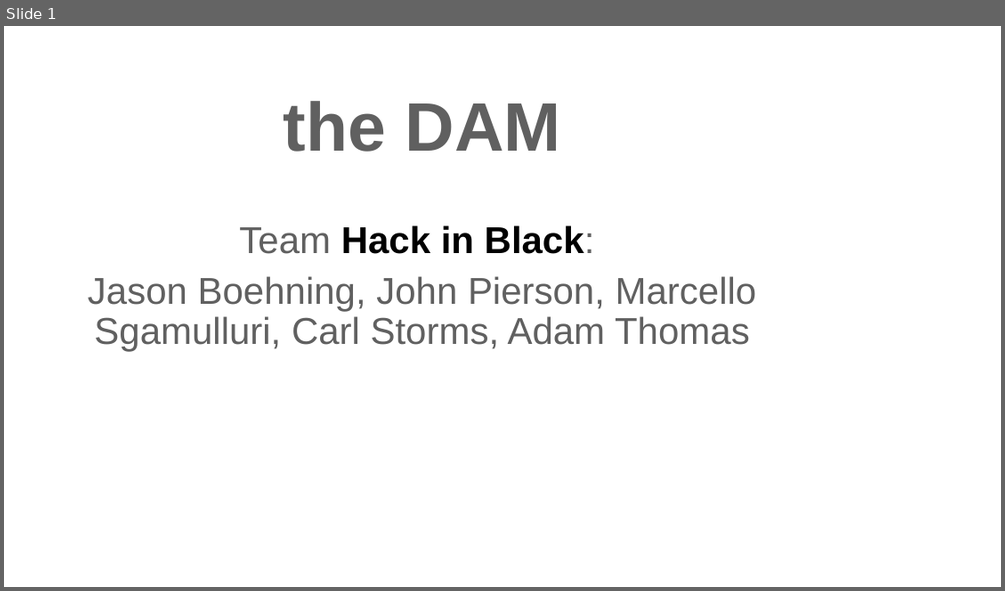
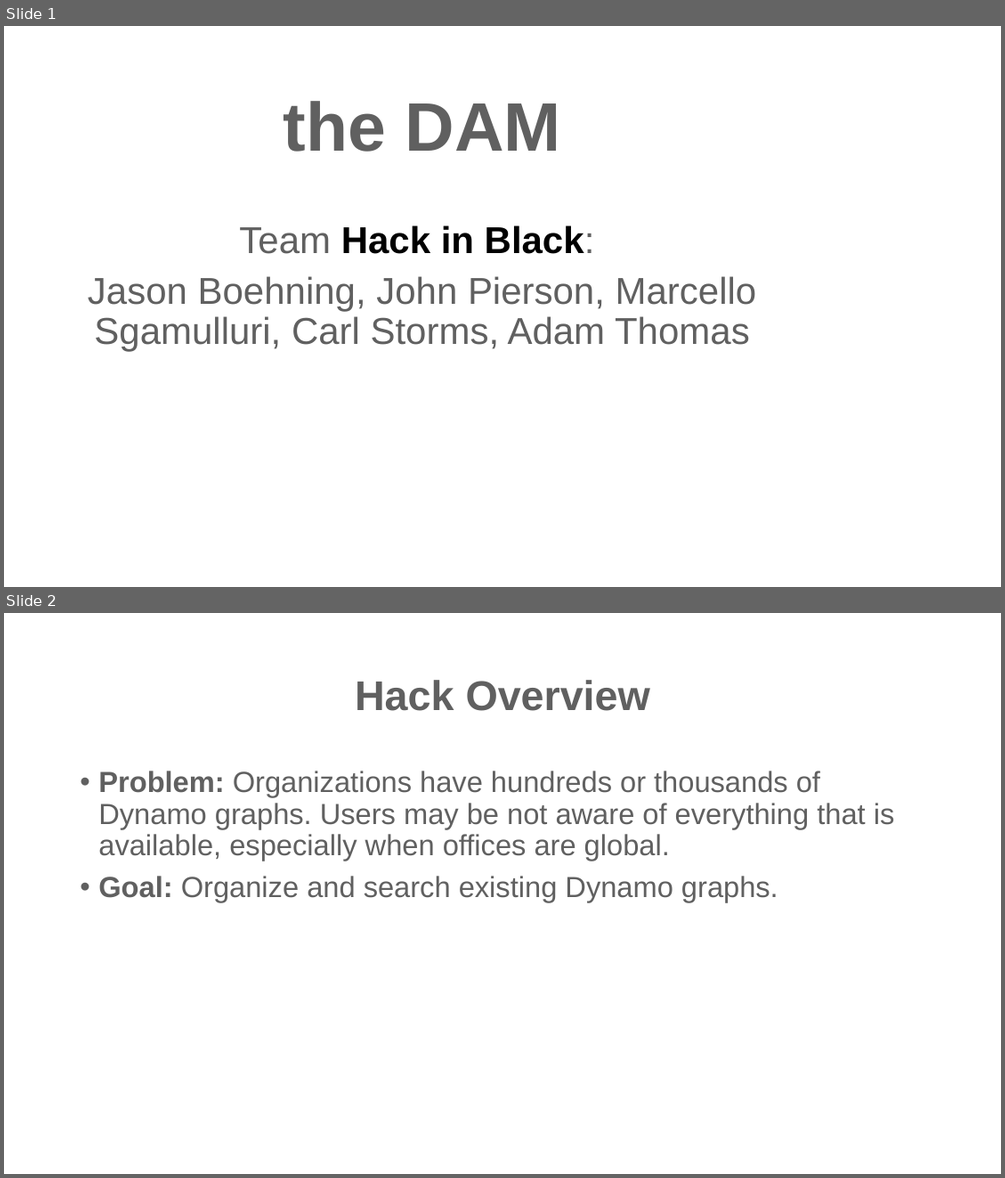
Before and after one commit to johnpierson/theDAM, a slide deck: Presentation/theDAM_presentation.pptx. Shown one above the other, each under a label of ours: slide 1 before the commit, slides 1 and 2 after it. The pictures are 1005x591 and 1005x1178 pixels, drawn with LibreOffice and Linux fonts; fonts in the diff are those of the drawing; background and template pictures are left out. Boxes give left, top, right and bottom in pixels: in the first picture for what was removed or moved away, otherwise in the second. Text is boxed around its words. In the diff, an @@ line names an element or a change of style, - is before the commit and + after.

```diff
--- a/Presentation/theDAM_presentation.pptx
+++ b/Presentation/theDAM_presentation.pptx
@@ slide 2 added at [4, 613, 1001, 1174], background #FFFFFF @@
@@ title added at [355, 680, 650, 711], 40 pt, text #606060, bold @@
+Hack Overview
@@ text added at [98, 771, 895, 902], 28 pt, text #606060 @@
+• Problem: Organizations have hundreds or thousands of Dynamo graphs. Users may be not aware of everything that is available, especially when offices are global.
+• Goal: Organize and search existing Dynamo graphs.
```
Also in this commit, not shown: 1 other slide added.
